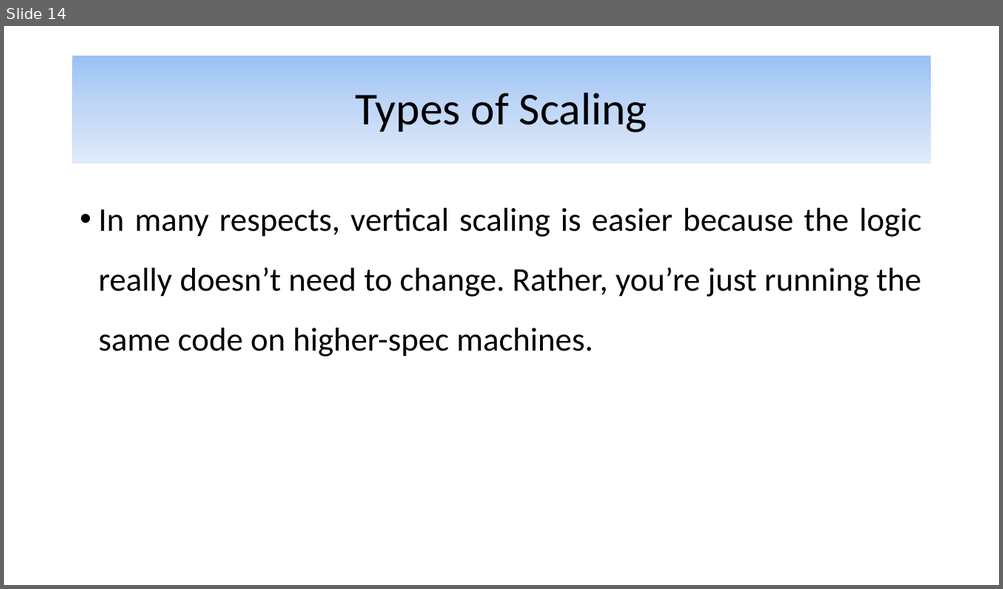
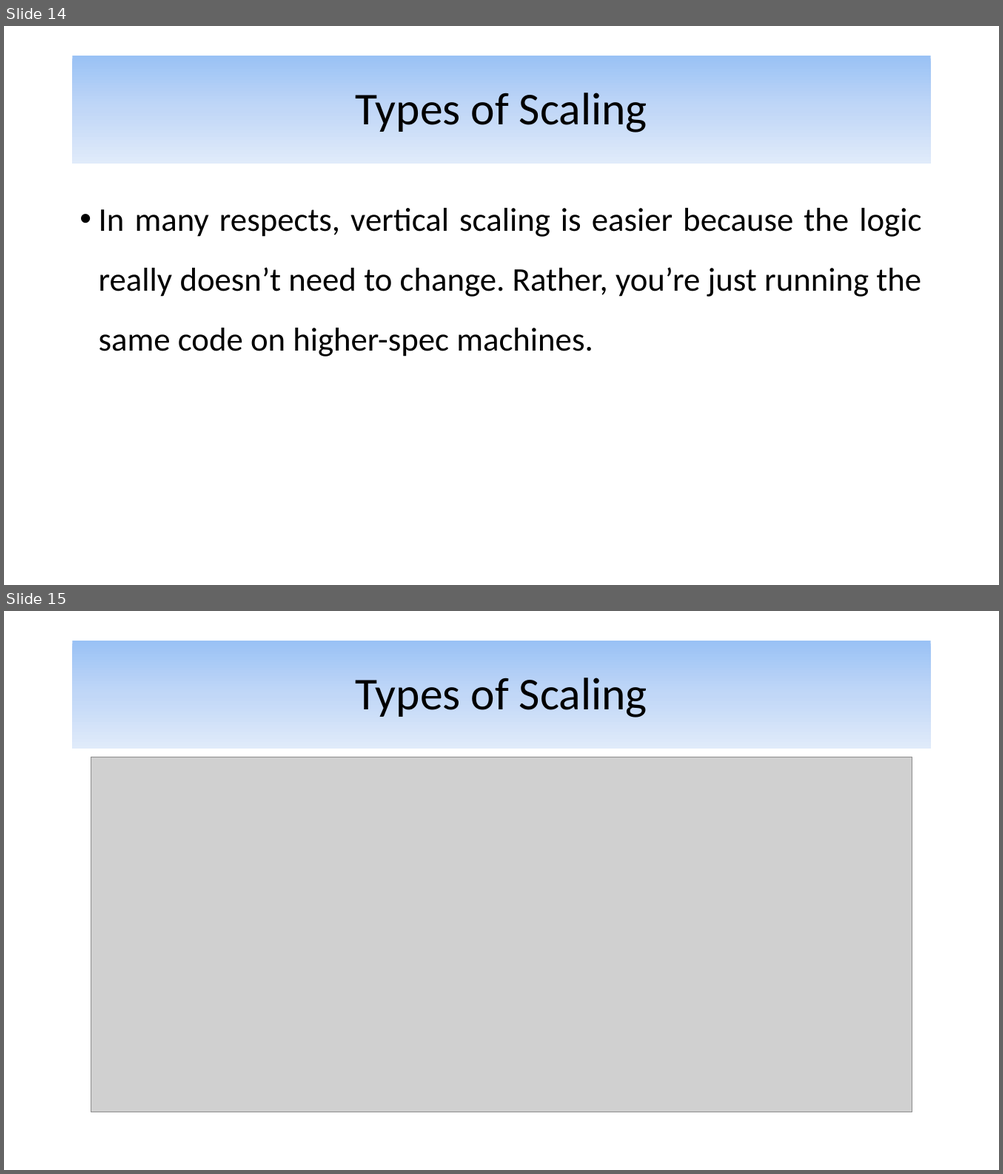
Before and after one commit to alijfri99/presentations, a slide deck: Advanced DBMS Presentation.pptx. Shown one above the other, each under a label of ours: slide 14 before the commit, slides 14 and 15 after it. The pictures are 1003x589 and 1003x1174 pixels, drawn with LibreOffice and Linux fonts; fonts in the diff are those of the drawing; grey boxes stand for pictures. Boxes give left, top, right and bottom in pixels: in the first picture for what was removed or moved away, otherwise in the second. Text is boxed around its words. In the diff, an @@ line names an element or a change of style, - is before the commit and + after.

```diff
--- a/Advanced DBMS Presentation.pptx
+++ b/Advanced DBMS Presentation.pptx
@@ slide 15 added at [4,611,999,1170], background #FFFFFF @@
@@ title added at [73,641,930,749], fill gradient #9AC3F5 to #C2D8F8 to #E1EBFB, 44 pt, text #000000 @@
+Types of Scaling
@@ picture added at [91,758,912,1113] @@
```
Also in this commit, not shown: 8 other slides added.
